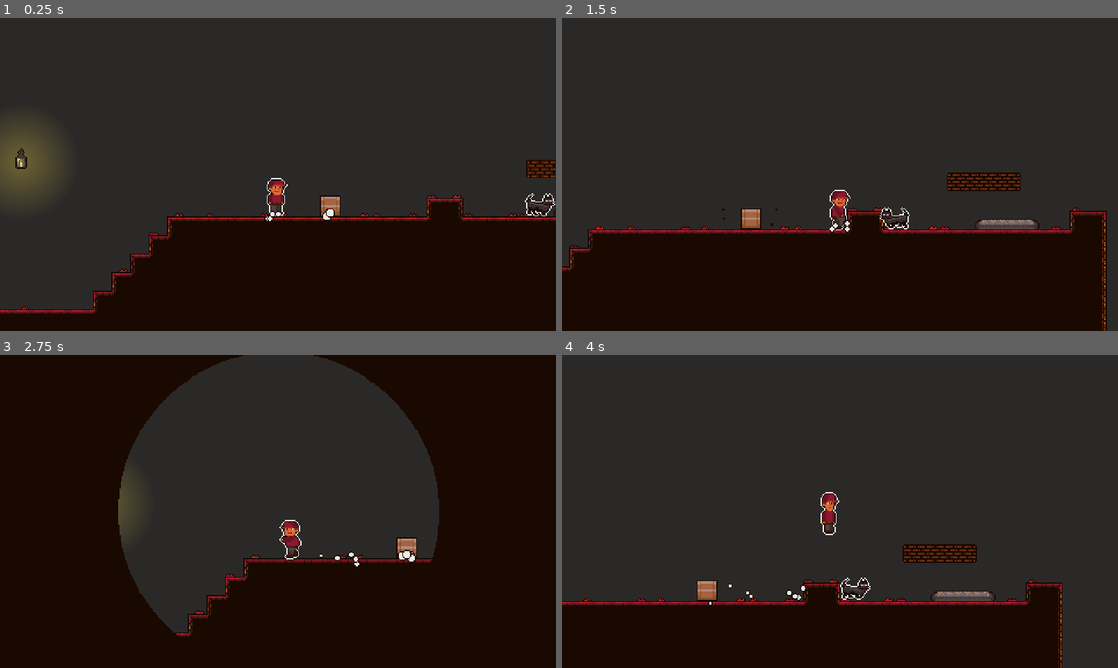
Above: before the commit, frames 1-4 (two rows, left to right).
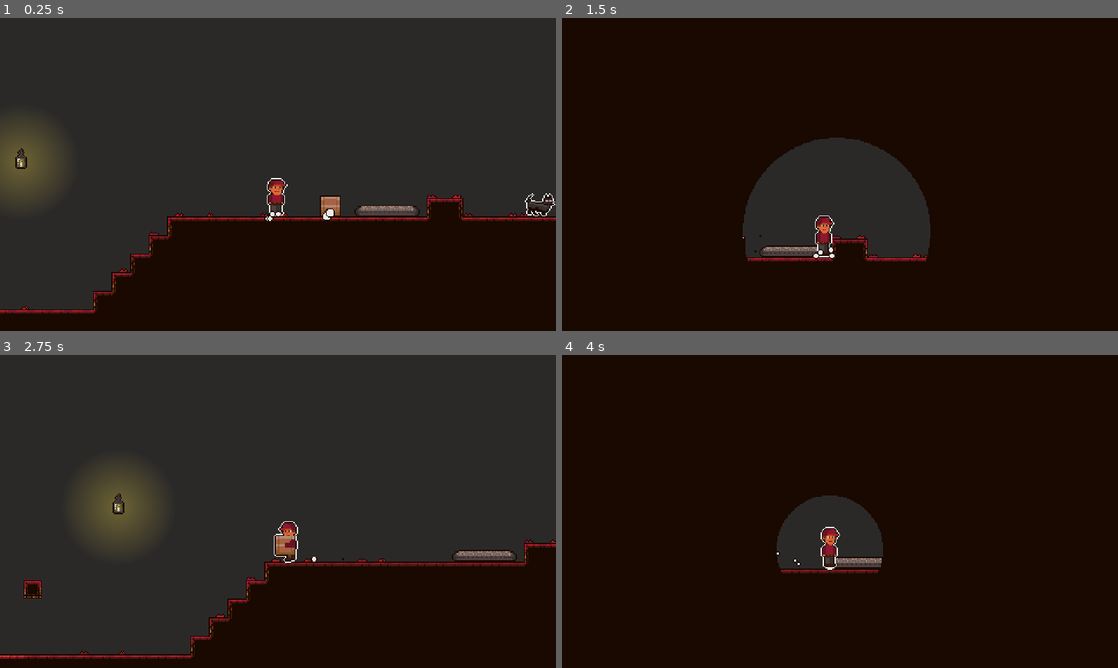
Above: after the commit, the same moments.

Repository: RemyIsCool/Carrying-Thing-Game
Game: Godot game, scene res://Levels/TestScene.tscn
Two runs of this game, one before a commit and one after it. Both use one fixed random seed, a clock stepped at 60 frames per second and the inputs below.
Inputs:
- Up to frame 1 (0.25 s): no input
- Up to frame 2 (1.5 s): hold D (right) from 0.53 s (still down); tap Space (pick_up_throw) at 0.6, 1.35 s; tap W (jump) at 0.77 s
- Up to frame 3 (2.75 s): tap W (jump) at 1.52 s; release D (right) at 2.03 s; hold A (left) from 2.03 s (still down); tap Space (pick_up_throw) at 2.1 s
- Up to frame 4 (4 s): release A (left) at 2.78 s; hold D (right) from 2.78 s (still down); tap Space (pick_up_throw) at 2.85, 3.6 s; tap W (jump) at 3.02, 3.77 s

The runs differ from the first frame. In frame 1, 0.7% of the frame differs, in the area x 63-100%, y 45-64%; in frame 2, 65%; in frame 3, 45%; in frame 4, 77%, in the area x 0-100%, y 0-100%.

Commit message:
Added stuff

Diff:
--- a/FallingPlatform/FallingPlatform.gd
+++ b/FallingPlatform/FallingPlatform.gd
@@ -1,11 +1,18 @@
 extends StaticBody2D
 
 
+
 func _physics_process(delta: float) -> void:
-	print($PlayerDetector.overlaps_body(GlobalNodes.player))
-	if $PlayerDetector.overlaps_body(GlobalNodes.player) and not $FallTimer.time_left > 0:
-		$FallTimer.start()
+	if $PlayerDetector.overlaps_body(GlobalNodes.player):
+		$AnimationPlayer.play("crumble")
 
 
-func _on_FallTimer_timeout() -> void:
-	$AnimationPlayer.play("crumble")
+func _on_AppearTimer_timeout() -> void:
+	$AnimationPlayer.play("RESET")
+
+# Never gonna give you up
+# Never gonna let you down
+# Never gonna run around and desert you
+# Never gonna make you cry
+# Never gonna say goodbye
+# Never gonna tell a lie and hurt you
--- a/FallingPlatform/FallingPlatform.tscn
+++ b/FallingPlatform/FallingPlatform.tscn
@@ -1,10 +1,11 @@
-[gd_scene load_steps=7 format=2]
+[gd_scene load_steps=10 format=2]
 
 [ext_resource path="res://Levels/Art/FallingPlatform.png" type="Texture" id=1]
 [ext_resource path="res://FallingPlatform/FallingPlatform.gd" type="Script" id=2]
+[ext_resource path="res://Levels/Art/FloorParticle.png" type="Texture" id=3]
 
 [sub_resource type="RectangleShape2D" id=1]
-extents = Vector2( 32, 6.5 )
+extents = Vector2( 32, 8 )
 
 [sub_resource type="RectangleShape2D" id=2]
 extents = Vector2( 32, 2.5 )
@@ -12,7 +13,7 @@
 [sub_resource type="Animation" id=4]
 length = 0.001
 tracks/0/type = "value"
-tracks/0/path = NodePath("CollisionShape2D:shape")
+tracks/0/path = NodePath("CollisionShape2D:shape:extents")
 tracks/0/interp = 1
 tracks/0/loop_wrap = true
 tracks/0/imported = false
@@ -21,7 +22,7 @@
 "times": PoolRealArray( 0 ),
 "transitions": PoolRealArray( 1 ),
 "update": 0,
-"values": [ SubResource( 1 ) ]
+"values": [ Vector2( 32, 8 ) ]
 }
 tracks/1/type = "value"
 tracks/1/path = NodePath("CollisionShape2D:position")
@@ -33,10 +34,10 @@
 "times": PoolRealArray( 0 ),
 "transitions": PoolRealArray( 1 ),
 "update": 0,
-"values": [ Vector2( 0, 2 ) ]
+"values": [ Vector2( 0, 0 ) ]
 }
 tracks/2/type = "value"
-tracks/2/path = NodePath("CollisionShape2D:shape:extents")
+tracks/2/path = NodePath("PlayerDetector:position")
 tracks/2/interp = 1
 tracks/2/loop_wrap = true
 tracks/2/imported = false
@@ -45,10 +46,10 @@
 "times": PoolRealArray( 0 ),
 "transitions": PoolRealArray( 1 ),
 "update": 0,
-"values": [ Vector2( 32, 6 ) ]
+"values": [ Vector2( 0, -10 ) ]
 }
 tracks/3/type = "value"
-tracks/3/path = NodePath("PlayerDetector/CollisionShape2D:position")
+tracks/3/path = NodePath("Sprite:frame")
 tracks/3/interp = 1
 tracks/3/loop_wrap = true
 tracks/3/imported = false
@@ -56,8 +57,58 @@
 tracks/3/keys = {
 "times": PoolRealArray( 0 ),
 "transitions": PoolRealArray( 1 ),
-"update": 0,
-"values": [ Vector2( 0, 2.5 ) ]
+"update": 1,
+"values": [ 0 ]
+}
+tracks/4/type = "value"
+tracks/4/path = NodePath("CollisionShape2D:disabled")
+tracks/4/interp = 1
+tracks/4/loop_wrap = true
+tracks/4/imported = false
+tracks/4/enabled = true
+tracks/4/keys = {
+"times": PoolRealArray( 0 ),
+"transitions": PoolRealArray( 1 ),
+"update": 1,
+"values": [ false ]
+}
+tracks/5/type = "value"
+tracks/5/path = NodePath("PlayerDetector/CollisionShape2D:disabled")
+tracks/5/interp = 1
+tracks/5/loop_wrap = true
+tracks/5/imported = false
+tracks/5/enabled = true
+tracks/5/keys = {
+"times": PoolRealArray( 0 ),
+"transitions": PoolRealArray( 1 ),
+"update": 1,
+"values": [ false ]
+}
+tracks/6/type = "method"
+tracks/6/path = NodePath("Particles")
+tracks/6/interp = 1
+tracks/6/loop_wrap = true
+tracks/6/imported = false
+tracks/6/enabled = true
+tracks/6/keys = {
+"times": PoolRealArray( 0 ),
+"transitions": PoolRealArray( 1 ),
+"values": [ {
+"args": [  ],
+"method": "restart"
+} ]
+}
+tracks/7/type = "value"
+tracks/7/path = NodePath("Sprite:visible")
+tracks/7/interp = 1
+tracks/7/loop_wrap = true
+tracks/7/imported = false
+tracks/7/enabled = true
+tracks/7/keys = {
+"times": PoolRealArray( 0 ),
+"transitions": PoolRealArray( 1 ),
+"update": 1,
+"values": [ true ]
 }
 
 [sub_resource type="Animation" id=3]
@@ -75,22 +126,20 @@
 "update": 1,
 "values": [ 0, 1, 2, 3, 4, 5 ]
 }
-tracks/1/type = "method"
-tracks/1/path = NodePath(".")
+tracks/1/type = "value"
+tracks/1/path = NodePath("CollisionShape2D:position")
 tracks/1/interp = 1
 tracks/1/loop_wrap = true
 tracks/1/imported = false
 tracks/1/enabled = true
 tracks/1/keys = {
-"times": PoolRealArray( 2.4 ),
-"transitions": PoolRealArray( 1 ),
-"values": [ {
-"args": [  ],
-"method": "queue_free"
-} ]
+"times": PoolRealArray( 0, 2.4 ),
+"transitions": PoolRealArray( 1, 1 ),
+"update": 0,
+"values": [ Vector2( 0, 0 ), Vector2( 0, 6.5 ) ]
 }
 tracks/2/type = "value"
-tracks/2/path = NodePath("CollisionShape2D:position")
+tracks/2/path = NodePath("CollisionShape2D:shape:extents")
 tracks/2/interp = 1
 tracks/2/loop_wrap = true
 tracks/2/imported = false
@@ -99,10 +148,10 @@
 "times": PoolRealArray( 0, 2.4 ),
 "transitions": PoolRealArray( 1, 1 ),
 "update": 0,
-"values": [ Vector2( 0, 0 ), Vector2( 0, 6.5 ) ]
+"values": [ Vector2( 32, 8 ), Vector2( 32, 1.5 ) ]
 }
 tracks/3/type = "value"
-tracks/3/path = NodePath("CollisionShape2D:shape:extents")
+tracks/3/path = NodePath("CollisionShape2D:disabled")
 tracks/3/interp = 1
 tracks/3/loop_wrap = true
 tracks/3/imported = false
@@ -110,11 +159,80 @@
 tracks/3/keys = {
 "times": PoolRealArray( 0, 2.4 ),
 "transitions": PoolRealArray( 1, 1 ),
-"update": 0,
-"values": [ Vector2( 32, 8 ), Vector2( 32, 1.5 ) ]
-}
+"update": 1,
+"values": [ false, true ]
+}
+tracks/4/type = "value"
+tracks/4/path = NodePath("PlayerDetector/CollisionShape2D:disabled")
+tracks/4/interp = 1
+tracks/4/loop_wrap = true
+tracks/4/imported = false
+tracks/4/enabled = true
+tracks/4/keys = {
+"times": PoolRealArray( 0, 2.4 ),
+"transitions": PoolRealArray( 1, 1 ),
+"update": 1,
+"values": [ true, true ]
+}
+tracks/5/type = "method"
+tracks/5/path = NodePath("AppearTimer")
+tracks/5/interp = 1
+tracks/5/loop_wrap = true
+tracks/5/imported = false
+tracks/5/enabled = true
+tracks/5/keys = {
+"times": PoolRealArray( 2.4 ),
+"transitions": PoolRealArray( 1 ),
+"values": [ {
+"args": [ -1 ],
+"method": "start"
+} ]
+}
+tracks/6/type = "method"
+tracks/6/path = NodePath("Particles")
+tracks/6/interp = 1
+tracks/6/loop_wrap = true
+tracks/6/imported = false
+tracks/6/enabled = true
+tracks/6/keys = {
+"times": PoolRealArray( 2.4 ),
+"transitions": PoolRealArray( 1 ),
+"values": [ {
+"args": [  ],
+"method": "restart"
+} ]
+}
+tracks/7/type = "value"
+tracks/7/path = NodePath("Sprite:visible")
+tracks/7/interp = 1
+tracks/7/loop_wrap = true
+tracks/7/imported = false
+tracks/7/enabled = true
+tracks/7/keys = {
+"times": PoolRealArray( 2.4 ),
+"transitions": PoolRealArray( 1 ),
+"update": 1,
+"values": [ false ]
+}
+
+[sub_resource type="CanvasItemMaterial" id=5]
+particles_animation = true
+particles_anim_h_frames = 5
+particles_anim_v_frames = 1
+particles_anim_loop = false
+
+[sub_resource type="ParticlesMaterial" id=6]
+flag_disable_z = true
+spread = 180.0
+gravity = Vector3( 0, 0, 0 )
+initial_velocity = 50.0
+orbit_velocity = 0.0
+orbit_velocity_random = 0.0
+anim_speed = 1.0
 
 [node name="FallingPlatformLeft" type="StaticBody2D"]
+collision_layer = 32777
+collision_mask = 32777
 script = ExtResource( 2 )
 
 [node name="Sprite" type="Sprite" parent="."]
@@ -122,22 +240,28 @@
 hframes = 6
 
 [node name="CollisionShape2D" type="CollisionShape2D" parent="."]
-position = Vector2( 0, 2 )
 shape = SubResource( 1 )
 
 [node name="PlayerDetector" type="Area2D" parent="."]
-position = Vector2( 0, -11 )
+position = Vector2( 0, -10 )
 
 [node name="CollisionShape2D" type="CollisionShape2D" parent="PlayerDetector"]
-position = Vector2( 0, 2.5 )
 shape = SubResource( 2 )
-
-[node name="FallTimer" type="Timer" parent="."]
-wait_time = 0.2
-one_shot = true
 
 [node name="AnimationPlayer" type="AnimationPlayer" parent="."]
 anims/RESET = SubResource( 4 )
 anims/crumble = SubResource( 3 )
 
-[connection signal="timeout" from="FallTimer" to="." method="_on_FallTimer_timeout"]
+[node name="AppearTimer" type="Timer" parent="."]
+wait_time = 2.0
+one_shot = true
+
+[node name="Particles" type="Particles2D" parent="."]
+material = SubResource( 5 )
+emitting = false
+one_shot = true
+explosiveness = 0.79
+process_material = SubResource( 6 )
+texture = ExtResource( 3 )
+
+[connection signal="timeout" from="AppearTimer" to="." method="_on_AppearTimer_timeout"]
--- a/Levels/TestScene.tscn
+++ b/Levels/TestScene.tscn
@@ -751,25 +751,25 @@
 scale = Vector2( 138.426, 10.7972 )
 
 [node name="CatLitterLeft" parent="." instance=ExtResource( 14 )]
-position = Vector2( 754, 140 )
+position = Vector2( 582, 139 )
 
 [node name="CatLitterMiddle" parent="." instance=ExtResource( 15 )]
-position = Vector2( 762, 140 )
+position = Vector2( 590, 139 )
 
 [node name="CatLitterMiddle2" parent="." instance=ExtResource( 15 )]
-position = Vector2( 770, 140 )
+position = Vector2( 598, 139 )
 
 [node name="CatLitterMiddle3" parent="." instance=ExtResource( 15 )]
-position = Vector2( 778, 140 )
+position = Vector2( 606, 139 )
 
 [node name="CatLitterMiddle4" parent="." instance=ExtResource( 15 )]
-position = Vector2( 786, 140 )
+position = Vector2( 614, 139 )
 
 [node name="CatLitterMiddle5" parent="." instance=ExtResource( 15 )]
-position = Vector2( 794, 140 )
+position = Vector2( 622, 139 )
 
 [node name="CatLitterRight" parent="." instance=ExtResource( 16 )]
-position = Vector2( 802, 140 )
+position = Vector2( 630, 139 )
 
 [node name="FallingPlatformLeft" parent="." instance=ExtResource( 17 )]
-position = Vector2( 758, 103 )
+position = Vector2( 956, 102 )
--- a/SceneLoader/SceneLoader.gd
+++ b/SceneLoader/SceneLoader.gd
@@ -6,7 +6,7 @@
 func change_scene(scene_path: String) -> void:
 	$CanvasLayer.visible = true
 	$AnimationPlayer.play("zoom_in")
-	$CanvasLayer/BackBufferCopy/Mask.position = Vector2(240.526, 135) + (GlobalNodes.player.position - GlobalNodes.camera.position)
+	$CanvasLayer/BackBufferCopy/Mask.position = (Vector2(240.526, 135) + (GlobalNodes.player.position - GlobalNodes.camera.position)) if GlobalNodes.player else Vector2(240.526, 135)
 	scene = scene_path
 
 func _on_AnimationPlayer_animation_finished(anim_name: String) -> void:
@@ -17,3 +17,7 @@
 		$AnimationPlayer.play("zoom_out")
 	elif anim_name == "zoom_out":
 		$CanvasLayer.visible = false
+
+func _unhandled_input(event: InputEvent) -> void:
+	if event.is_action_pressed("restart"):
+		change_scene(get_tree().current_scene.filename)
--- a/project.godot
+++ b/project.godot
@@ -80,6 +80,12 @@
 , Object(InputEventJoypadButton,"resource_local_to_scene":false,"resource_name":"","device":0,"button_index":3,"pressure":0.0,"pressed":false,"script":null)
  ]
 }
+restart={
+"deadzone": 0.5,
+"events": [ Object(InputEventKey,"resource_local_to_scene":false,"resource_name":"","device":0,"alt":false,"shift":false,"control":false,"meta":false,"command":false,"pressed":false,"scancode":82,"physical_scancode":0,"unicode":0,"echo":false,"script":null)
+, Object(InputEventJoypadButton,"resource_local_to_scene":false,"resource_name":"","device":0,"button_index":10,"pressure":0.0,"pressed":false,"script":null)
+ ]
+}
 
 [layer_names]
 
Binary file added: Cat/Art/FatCatDeath.png
